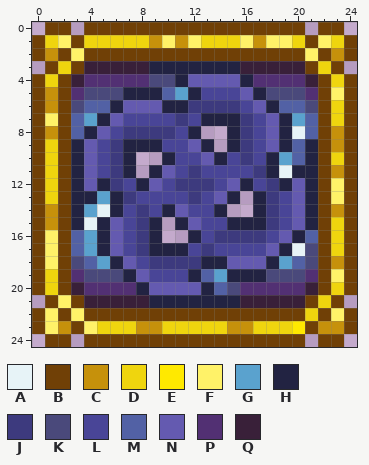
Pixel-art sprite: Icon.png. Above: the version before the commit.
The file is 50x50 pixels, drawn in blocks of 2x2; one block is one cell here.
Palette (. is transparent): A #e7f3f7  B #704006  C #c6910b  D #efd50e  E #ffe900  F #fff268  G #5aa2ce  H #222342  J #3d3a7e  K #4a497b  L #494597  M #5261a5  N #645ab0  P #523073  Q #392039
Pixels before, first column x 0:
 0 .BB.BBBBBBBBBBBBBBBBB.BB.
 1 BDFBDDDDDCFCFDDDFCFFDBFDB
 2 BCBFBBBBBBBBBBBBBBBBBFBCB
 3 .BDBQQQQQHHHHHHHQQQQQBDB.
 4 BDBQPPPPPKKHNNNNHPPPPQBDB
 5 BCBPKKKHHHMGHLLLNHKKKPBFB
 6 BCBKMMHNNNHHJJJJLNHMMKBDB
 7 BFBMGHNLLLLJLHHHJLNHGMBDB
 8 BCBMHNLJJJJLH..HJLNHAMBCB
 9 BDBHNLJHHHLLNH.HJLNHMHBCB
10 BDBHNLJH..HLLNHLJLHGMHBDB
11 BDBHNLJH.HNLJLLLLJHAHHBCB
12 BDBHNHJLHNLJJJLNHLJHNHBFB
13 BDBHHGHJLLLLJLNH.HJLNHBFB
14 BCBHGAHLJLHNLLH..HJLNHBCB
15 BCBHAHNLJH.HNLLHHHJLNHBDB
16 BFBMGHNLJH..HLJJJJLNHMBDB
17 BFBMGHNLJHHHLJLLLLNHAKBDB
18 BFBKMGHNLJJJJHHNNNHGMKBCB
19 BDBPKKKHNLLLHMGHHHKKKPBFB
20 BDBQPPPPHNNNNHMKPPPPPQBDB
21 .BFBQQQQQHHHHHHHQQQQQBDB.
22 BFBFBBBBBBBBBBBBBBBBBDBFB
23 BFCBFDDDCCDDDDDCCDDDEBCCB
24 .BB.BBBBBBBBBBBBBBBBB.BB.
And afterwards:
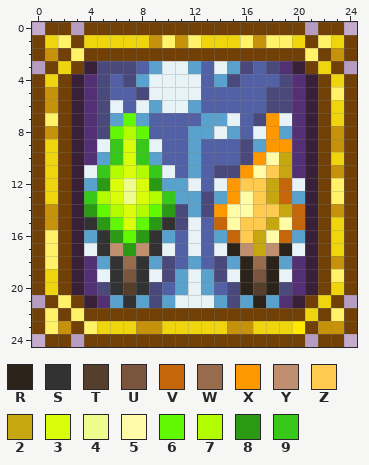
Colours new in this view: R #2b221a  S #323232  T #563e2c  U #78553c  V #c46609  W #976b4b  X #fd9800  Y #bf8f6f  Z #feca50  2 #c7a70f  3 #dafd09  4 #edfc8d  5 #fffba6  6 #60f802  7 #b3fc00  8 #2a9913  9 #37c81a
Edits made:
y 3: x 5..19 QQQQHHHHHHHQQQQ -> KKKMGAAGMAGKMKP
y 4: x 5..19 PPPPKKHNNNNHPPP -> KMKGAAAAMGKMMMK
y 5: x 3..4 PK -> QP; x 6..17 KHHHMGHLLLNH -> MMKAAAAMMMMM; x 20..21 KP -> PQ
y 6: x 3..21 KMMHNNNHHJJJJLNHMMK -> QPKAMAGAAGMMMMMKKPQ
y 7: x 3..21 MGHNLLLLJLHHHJLNHGM -> QPKG6GMMMMGGAMKXAPQ
y 8: x 3..21 MHNLJJJJLH..HJLNHAM -> QPK676MMMGGAGMAXGPQ
y 9: x 3..21 HNLJHHHLLNH.HJLNHMH -> QPA939AMMGMMMKGXXPQ
y 10: x 3..21 HNLJH..HLLNHLJLHGMH -> QPG939GMMGMMMKX52PQ
y 11: x 3..21 HNLJH.HNLJLLLLJHAHH -> QA97379AMGMKKX5Z2PQ
y 12: x 3..21 HNHJLHNLJJJLNHLJHNH -> QG83438GGAMAXZZ2VAQ
y 13: x 3..21 HHGHJLLLLJLNH.HJLNH -> Q9734379GGKGX5Z2VGQ
y 14: x 3..21 HGAHLJLHNLLH..HJLNH -> Q8673768KGKX55ZZ2VQ
y 15: x 3..21 HAHNLJH.HNLLHHHJLNH -> QS86368SKAMV5ZZ25VQ
y 16: x 3 M -> Q; x 5..21 HNLJH..HLJJJJLNHM -> S868SGMAMGVZ25VGQ
y 17: x 3..19 MGHNLJHHHLJLLLLNH -> QASY8YSAMAMARY2YR; x 21 K -> Q
y 18: x 3..4 KM -> QP; x 6..18 HNLJJJJHHNNNH -> SWSGKMGMKGRWR; x 20..21 MK -> PQ
y 19: x 3..21 PKKKHNLLLHMGHHHKKKP -> QPASUSAKGAGKARURAPQ
y 20: x 5..13 PPPHNNNNH -> KSTSKMGAG; x 16..19 PPPP -> RTRK
y 21: x 5..19 QQQQHHHHHHHQQQQ -> PGSGKGAAAGKGRGP
Pixel boxes of the changes (left, top, right, bottom) in both pictures:
changed: (71, 61, 318, 308)
